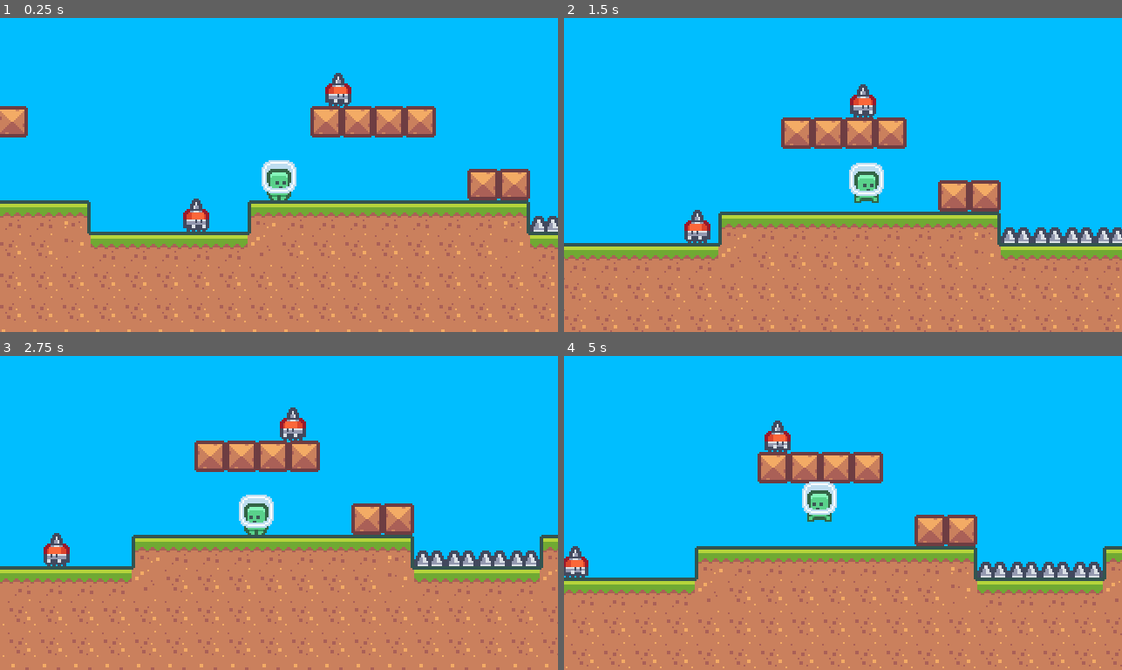
Above: before the commit, frames 1-4 (two rows, left to right).
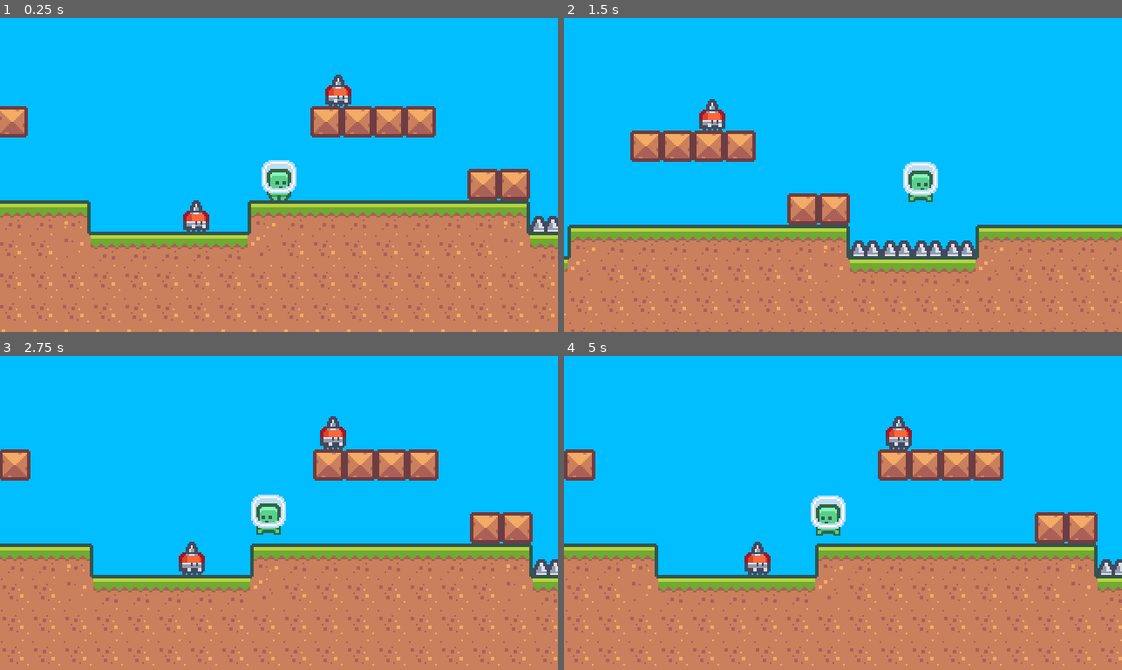
Above: after the commit, the same moments.

Repository: rafaelmuto/PixelPlataformTutorial
Game: Godot game, scene res://World.tscn
Same seed, same stepped clock (60 frames per second), same inputs: the game is played once before the commit and once after it.
Inputs:
- Up to frame 1 (0.25 s): no input
- Up to frame 2 (1.5 s): hold Right (ui_right) from 0.53 s (still down); tap Up (ui_up) at 0.6, 0.77, 1.07, 1.35 s
- Up to frame 3 (2.75 s): tap Up (ui_up) at 1.52, 1.82, 2.1 s; release Right (ui_right) at 2.03 s; hold Left (ui_left) from 2.03 s (still down)
- Up to frame 4 (5 s): release Left (ui_left) at 2.78 s; hold Right (ui_right) 2.78-4.28 s; tap Up (ui_up) at 2.85, 3.02, 3.32, 3.6, 3.77, 4.07, 4.35, 4.52, 4.82 s; hold Left (ui_left) from 4.28 s (still down)

The runs differ from the first frame. In frame 1, 0.3% of the frame differs, in the area x 32-63%, y 17-68%; in frame 2, 24%; in frame 3, 25%, in the area x 0-100%, y 16-100%; in frame 4, 24%.

Commit message:
better organization and movement profiles

Diff:
--- /dev/null
+++ b/Player/MovementData/DefaultMovementData.tres
@@ -0,0 +1,13 @@
+[gd_resource type="Resource" load_steps=2 format=2]
+
+[ext_resource path="res://Player/MovementData/MovementData.gd" type="Script" id=1]
+
+[resource]
+script = ExtResource( 1 )
+JUMP_FORCE = -160
+JUMP_RELEASE_FORCE = -40
+MAX_SPEED = 75
+ACCELERATION = 10
+FRICTION = 10
+GRAVITY = 5
+ADDITIONAL_FALL_GRAVITY = 2
--- /dev/null
+++ b/Player/MovementData/FastMovementData.tres
@@ -0,0 +1,13 @@
+[gd_resource type="Resource" load_steps=2 format=2]
+
+[ext_resource path="res://Player/MovementData/MovementData.gd" type="Script" id=1]
+
+[resource]
+script = ExtResource( 1 )
+JUMP_FORCE = -300
+JUMP_RELEASE_FORCE = -40
+MAX_SPEED = 300
+ACCELERATION = 30
+FRICTION = 10
+GRAVITY = 5
+ADDITIONAL_FALL_GRAVITY = 3
--- /dev/null
+++ b/Player/MovementData/MovementData.gd
@@ -0,0 +1,10 @@
+extends Resource
+class_name PlayerMovementData
+
+export (int) var JUMP_FORCE = -160
+export (int) var JUMP_RELEASE_FORCE = -40
+export (int) var MAX_SPEED = 75
+export (int) var ACCELERATION = 10
+export (int) var FRICTION = 10
+export (int) var GRAVITY = 5
+export (int) var ADDITIONAL_FALL_GRAVITY = 2
--- a/Player/Player.gd
+++ b/Player/Player.gd
@@ -1,14 +1,7 @@
 extends KinematicBody2D
-
 class_name PlayerCharacter
 
-export (int) var GRAVITY = 5
-export (int) var ADDITIONAL_FALL_GRAVITY = 2
-export (int) var JUMP_FORCE = -160
-export (int) var JUMP_RELEASE_FORCE = -40
-export (int) var MAX_SPEED = 75
-export (int) var ACCELERATION = 10
-export (int) var FRICTION = 10
+export (Resource) var moveData
 
 var velocity = Vector2.ZERO
 
@@ -17,7 +10,7 @@
 # Called when the node enters the scene tree for the first time.
 func _ready():
 	print('Hello World!! from Player Scene...')
-	animatedSprite.frames = load("res://Player/PlayerGreenSkin.tres")
+	animatedSprite.frames = load("res://Player/Skin/PlayerGreenSkin.tres")
 
 # Called every frame. 'delta' is the elapsed time since the previous frame.
 #func _process(delta):
@@ -39,14 +32,14 @@
 
 	if is_on_floor():
 		if Input.is_action_just_pressed("ui_up"):
-			velocity.y = JUMP_FORCE
+			velocity.y = moveData.JUMP_FORCE
 	else:
 		animatedSprite.animation = 'jump'
-		if Input.is_action_just_released("ui_up") and velocity.y < JUMP_RELEASE_FORCE:
-			velocity.y = JUMP_RELEASE_FORCE
+		if Input.is_action_just_released("ui_up") and velocity.y < moveData.JUMP_RELEASE_FORCE:
+			velocity.y = moveData.JUMP_RELEASE_FORCE
 
 		if velocity.y > 0:
-			velocity.y += ADDITIONAL_FALL_GRAVITY
+			velocity.y += moveData.ADDITIONAL_FALL_GRAVITY
 
 	var was_in_air = not is_on_floor()
 	velocity = move_and_slide(velocity, Vector2.UP)
@@ -57,11 +50,11 @@
 		animatedSprite.frame = 1
 
 func apply_gravity():
-	velocity.y += GRAVITY
+	velocity.y += moveData.GRAVITY
 	velocity.y = min(velocity.y, 300)
 
 func apply_friction():
-	velocity.x = move_toward(velocity.x, 0, FRICTION)
+	velocity.x = move_toward(velocity.x, 0, moveData.FRICTION)
 
 func apply_acceleration(amount: float):
-	velocity.x = move_toward(velocity.x, MAX_SPEED * amount, ACCELERATION)
+	velocity.x = move_toward(velocity.x, moveData.MAX_SPEED * amount, moveData.ACCELERATION)
--- a/Player/Player.tscn
+++ b/Player/Player.tscn
@@ -1,7 +1,8 @@
-[gd_scene load_steps=4 format=2]
+[gd_scene load_steps=5 format=2]
 
-[ext_resource path="res://Player/PlayerGreenSkin.tres" type="SpriteFrames" id=1]
+[ext_resource path="res://Player/Skin/PlayerGreenSkin.tres" type="SpriteFrames" id=1]
 [ext_resource path="res://Player/Player.gd" type="Script" id=2]
+[ext_resource path="res://Player/MovementData/FastMovementData.tres" type="Resource" id=3]
 
 [sub_resource type="RectangleShape2D" id=3]
 extents = Vector2( 6, 9 )
@@ -10,6 +11,7 @@
 position = Vector2( 0, -12 )
 collision_layer = 2
 script = ExtResource( 2 )
+moveData = ExtResource( 3 )
 
 [node name="AnimatedSprite" type="AnimatedSprite" parent="."]
 frames = ExtResource( 1 )
--- a/WalkingEnemy/WalkingEnemy.tscn
+++ b/WalkingEnemy/WalkingEnemy.tscn
@@ -31,6 +31,7 @@
 position = Vector2( 0, -12 )
 frames = SubResource( 1 )
 animation = "walking"
+frame = 1
 playing = true
 
 [node name="LedgeCheckRight" type="RayCast2D" parent="."]
--- a/project.godot
+++ b/project.godot
@@ -13,9 +13,15 @@
 "class": "PlayerCharacter",
 "language": "GDScript",
 "path": "res://Player/Player.gd"
+}, {
+"base": "Resource",
+"class": "PlayerMovementData",
+"language": "GDScript",
+"path": "res://Player/MovementData/MovementData.gd"
 } ]
 _global_script_class_icons={
-"PlayerCharacter": ""
+"PlayerCharacter": "",
+"PlayerMovementData": ""
 }
 
 [application]
Renamed: Player/PlayerBlueSkin.tres -> Player/Skin/PlayerBlueSkin.tres
Renamed: Player/PlayerGreenSkin.tres -> Player/Skin/PlayerGreenSkin.tres
Renamed: Player/PlayerOrangeSkin.tres -> Player/Skin/PlayerOrangeSkin.tres
Renamed: Player/PlayerPinkSkin.tres -> Player/Skin/PlayerPinkSkin.tres
